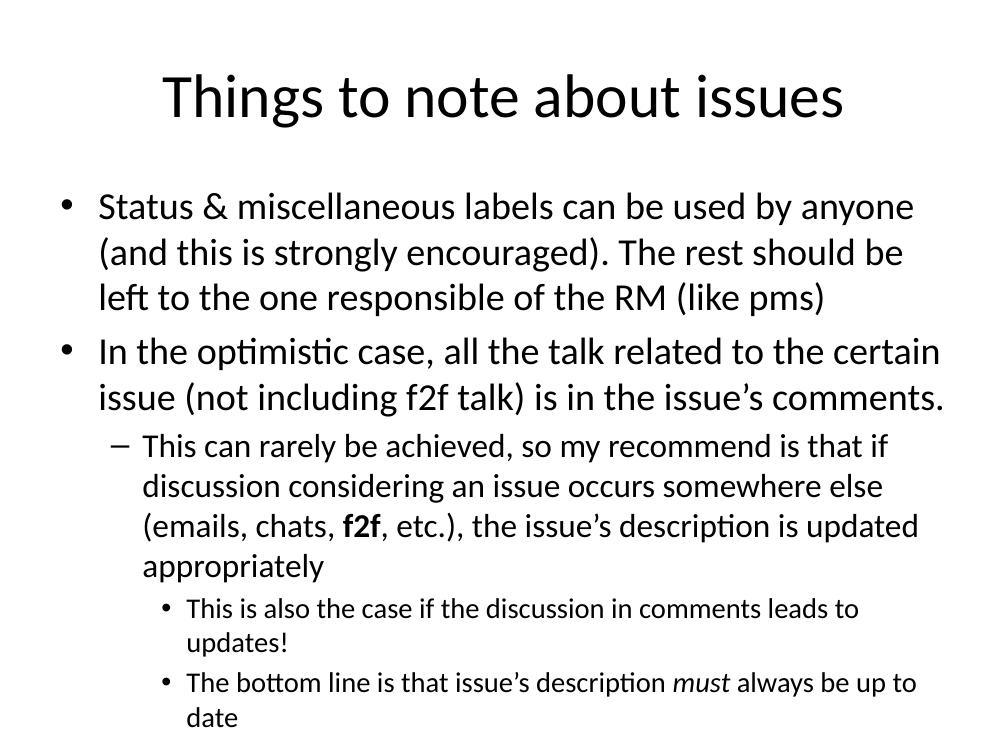
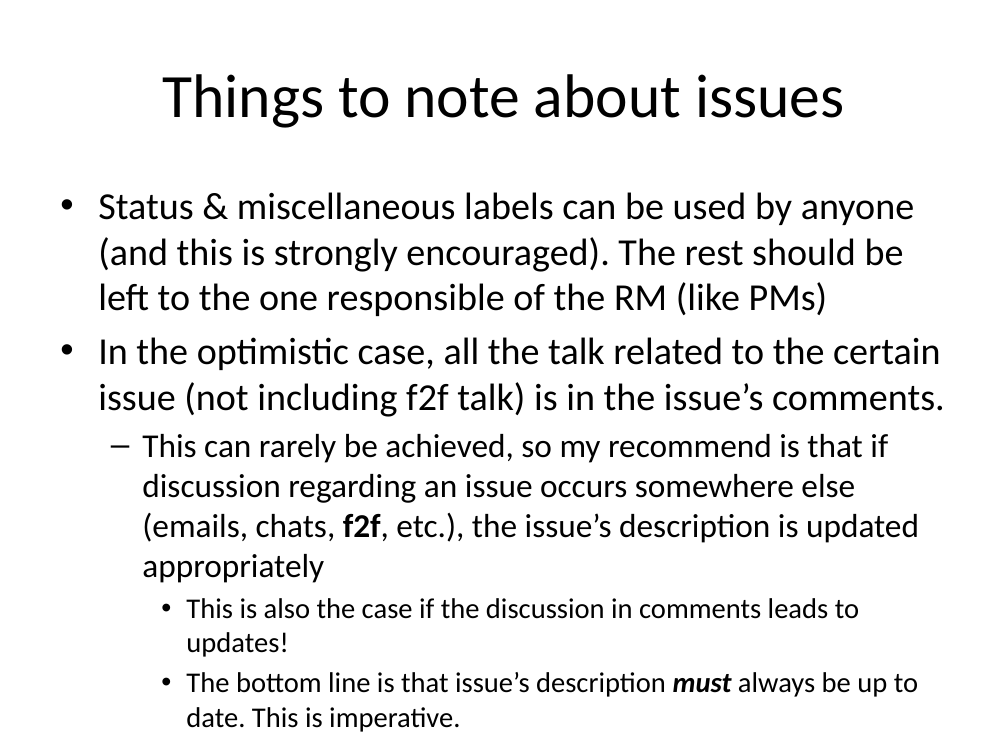
Before and after one commit to Ripppe/GraduRepo, a slide deck: slide 37 of Managing requirements in GitHub.pptx. Drawn at 1008x756 pixels with LibreOffice and Linux fonts; fonts in the diff are those of the drawing. Boxes give left, top, right and bottom in pixels: in the first picture for what was removed or moved away, otherwise in the second. Text is boxed around its words. In the diff, an @@ line names an element or a change of style, - is before the commit and + after.

```diff
--- a/Managing requirements in GitHub.pptx
+++ b/Managing requirements in GitHub.pptx
@@ text at [98,192,914,316]: text changed @@
-• Status & miscellaneous labels can be used by anyone (and this is strongly encouraged). The rest should be left to the one responsible of the RM (like pms)
+• Status & miscellaneous labels can be used by anyone (and this is strongly encouraged). The rest should be left to the one responsible of the RM (like PMs)
@@ text at [142,434,919,583]: text changed @@
-  – This can rarely be achieved, so my recommend is that if discussion considering an issue occurs somewhere else (emails, chats, f2f, etc.), the issue’s description is updated appropriately
+  – This can rarely be achieved, so my recommend is that if discussion regarding an issue occurs somewhere else (emails, chats, f2f, etc.), the issue’s description is updated appropriately
@@ text at [186,672,918,732]: text changed @@
-    • The bottom line is that issue’s description must always be up to date
+    • The bottom line is that issue’s description must always be up to date. This is imperative.
```
Also in this commit, not shown: 27 other slides changed, 1 slide added, 1 other file.
